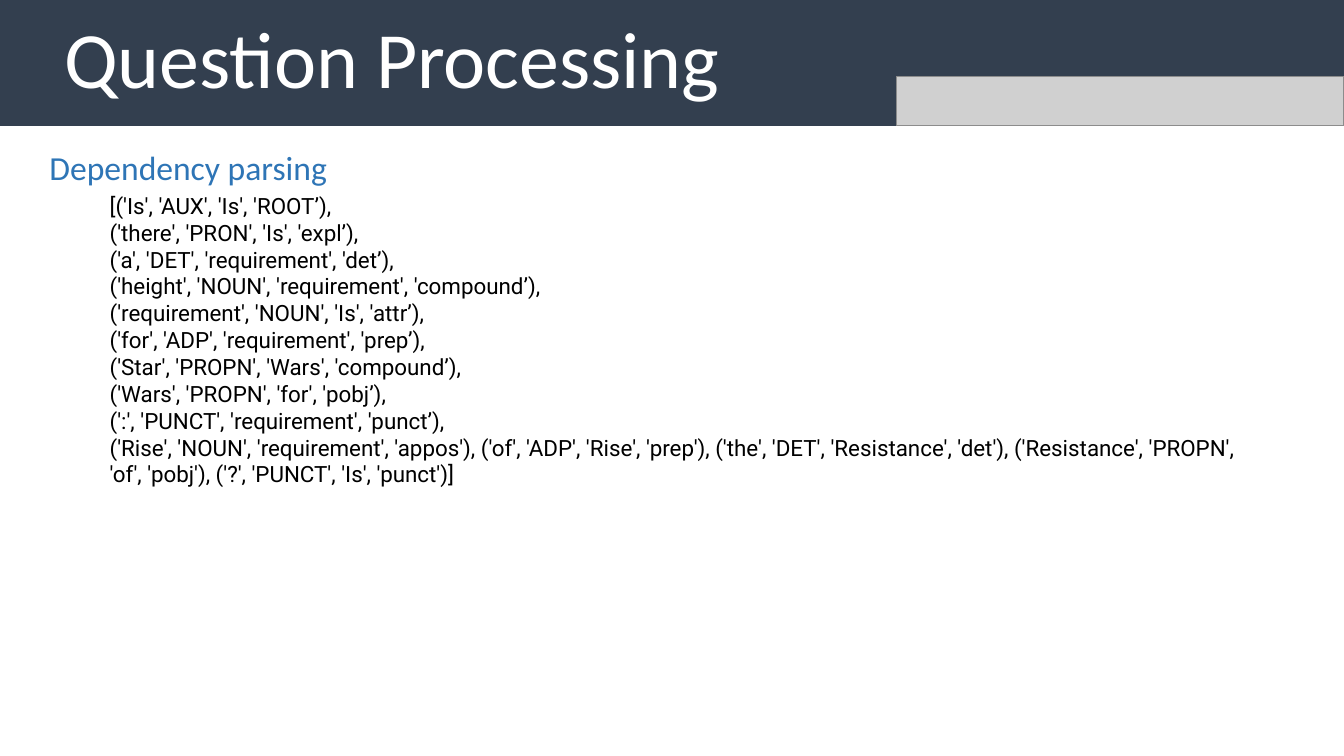
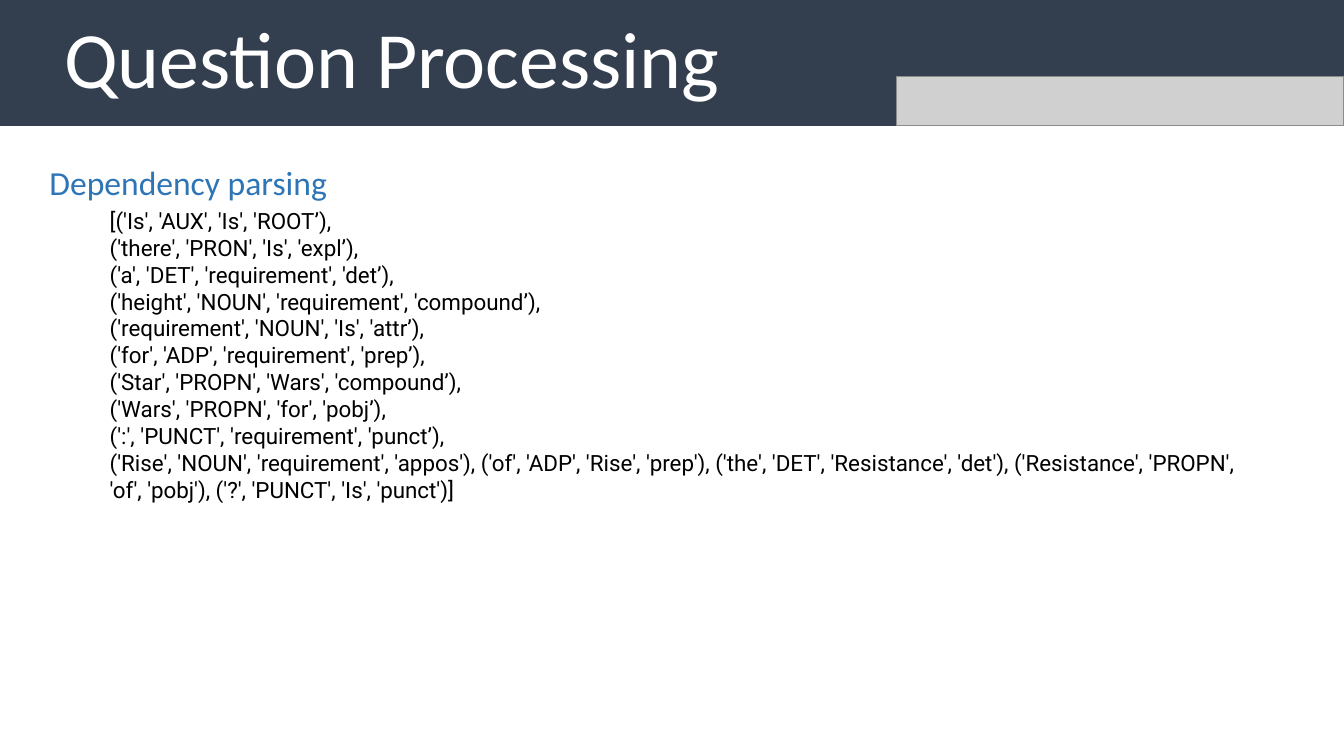
Before and after one commit to uabinf/nlp-group-project-fall-2020-disneyqanda, a slide deck: slide 5 of disneyqanda.pptx. Drawn at 1344x756 pixels with LibreOffice and Linux fonts; fonts in the diff are those of the drawing; grey boxes stand for pictures. Boxes give left, top, right and bottom in pixels: in the first picture for what was removed or moved away, otherwise in the second. Text is boxed around its words. In the diff, an @@ line names an element or a change of style, - is before the commit and + after.

```diff
--- a/disneyqanda.pptx
+++ b/disneyqanda.pptx
@@ text "Dependency parsing": place and size @@
-text "Dependency parsing" at [49,156,327,186]
+text "Dependency parsing" at [49,171,327,201]
@@ text "[('Is', 'AUX', 'Is', 'ROOT’),": place and size @@
-text "[('Is', 'AUX', 'Is', 'ROOT’)," at [110,195,1234,487]
+text "[('Is', 'AUX', 'Is', 'ROOT’)," at [110,210,1234,503]
```
Also in this commit, not shown: 4 other slides changed, 6 slides added.
